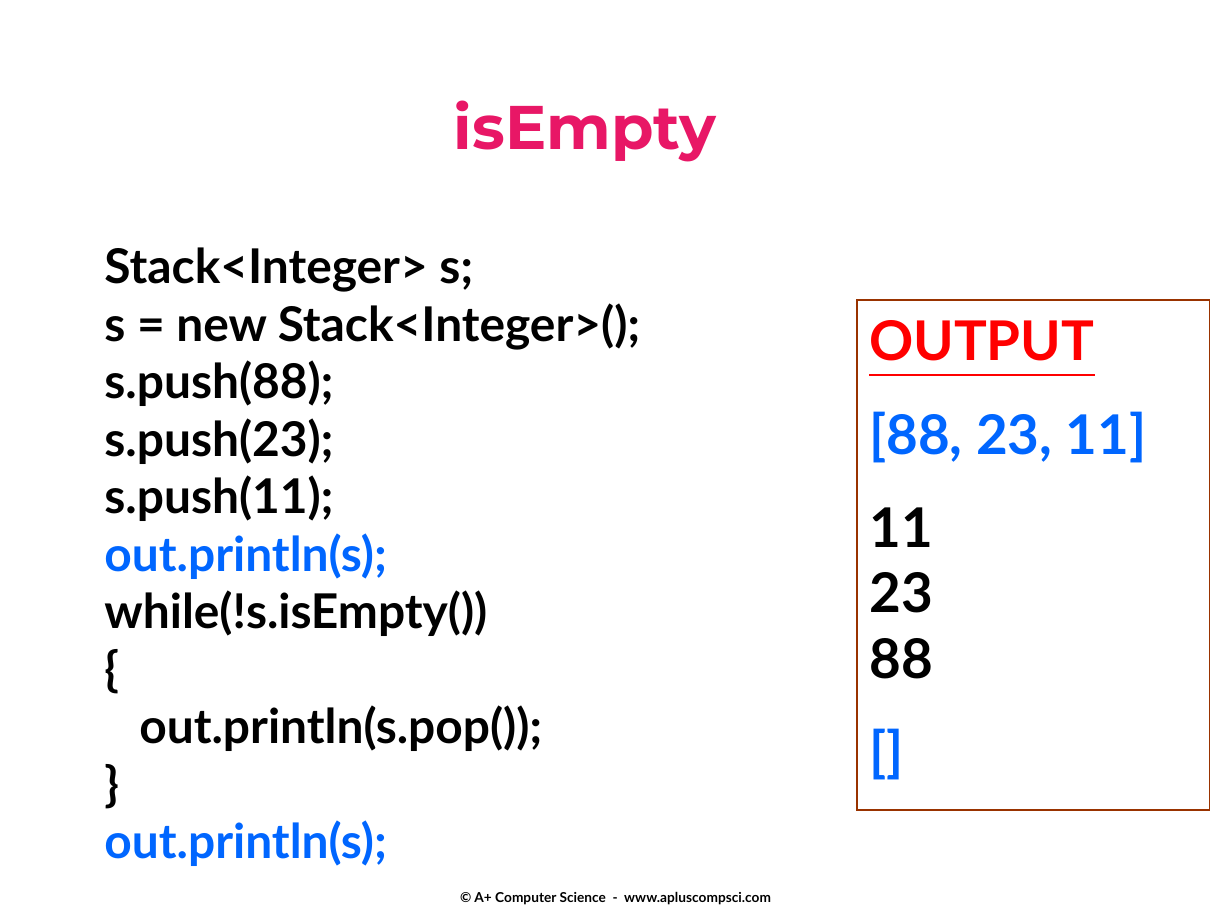
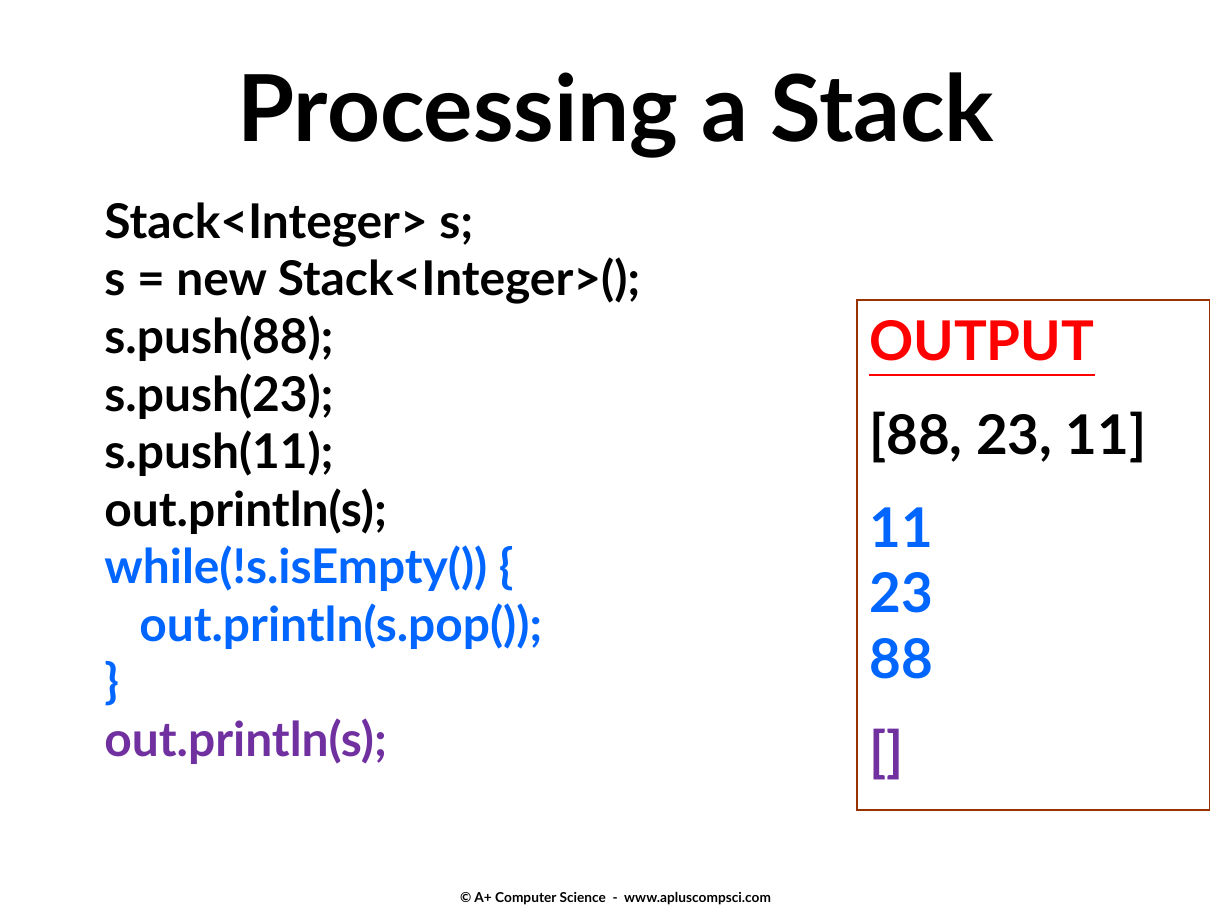
Before and after one commit to Cy-FairCS/cs3, a slide deck: slide 22 of u06b_stacks/notes/13a.stacks.pptx (slide 20 before the commit). Drawn at 1232x924 pixels with LibreOffice and Linux fonts; fonts in the diff are those of the drawing. Boxes give left, top, right and bottom in pixels: in the first picture for what was removed or moved away, otherwise in the second. Text is boxed around its words. In the diff, an @@ line names an element or a change of style, - is before the commit and + after.

```diff
--- a/u06b_stacks/notes/13a.stacks.pptx
+++ b/u06b_stacks/notes/13a.stacks.pptx
@@ text added at [238, 72, 994, 158], 54 pt, text #000000, bold @@
+Processing a Stack
@@ text removed at [454, 100, 717, 162] @@
-isEmpty
@@ text "Stack<Integer> s;": place and size @@
-text "Stack<Integer> s;" at [104, 247, 641, 866]
+text "Stack<Integer> s;" at [104, 202, 641, 764]
@@ text in rectangle at [869, 411, 1147, 679]: text colour #0066FF to #000000 in "[88, 23, 11]"; text colour #000000 to #0066FF in "11 23 88"; text colour #0066FF to #7030A0 in "[]" @@
@@ text at [104, 488, 542, 764]: text colour #0066FF to #000000, text colour #0066FF to #7030A0 in "out.println(s);"; text colour #000000 to #0066FF in "out.println(s.pop());", "}" @@
@@ text at [104, 545, 487, 591]: text changed; text colour #000000 to #0066FF @@
-while(!s.isEmpty())
-{
+while(!s.isEmpty()) {
```
Also in this commit, not shown: 4 other slides changed, 2 slides added.
